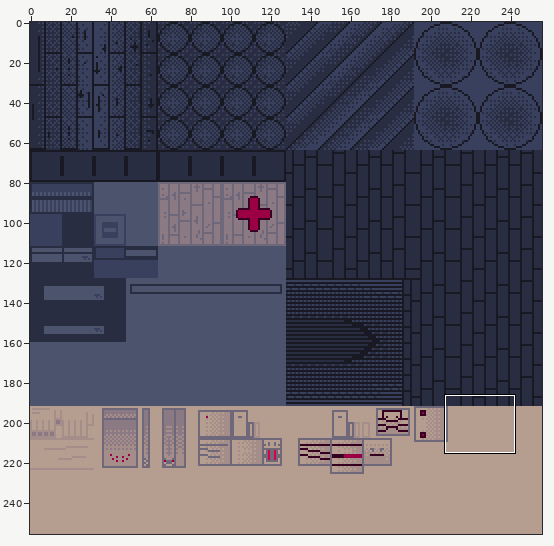
Sprite sheet -- assets/obj/spr_dreadzone_texture.png. The first picture is a wide view before the edit; the outline marks the close-up.
Close-up. Earlier state:
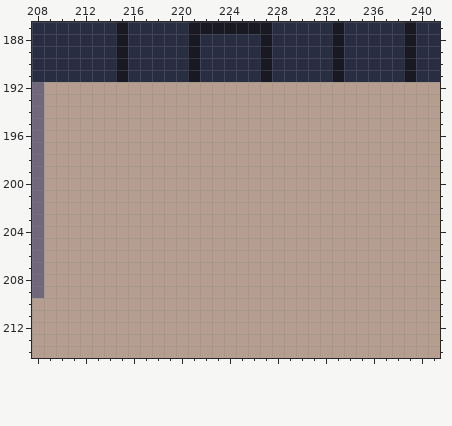
The file is 256x256 pixels. Shown: x 208..241, y 187..214.
Now the later version:
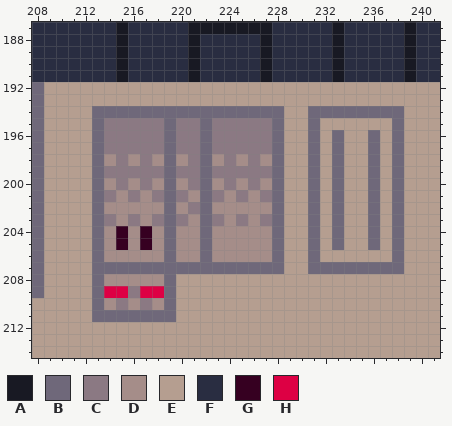
Palette (. is transparent): A #181923  B #6f687a  C #8b7983  D #a58d89  E #b59e90  F #292d41  G #360021  H #dd0044
The exact change:
@@ x 208..241 @@
 193 BEEEEEEEEEEEEEEEEEEEEEEEEEEEEEEEEE
-194 BEEEEEEEEEEEEEEEEEEEEEEEEEEEEEEEEE
-195 BEEEEEEEEEEEEEEEEEEEEEEEEEEEEEEEEE
-196 BEEEEEEEEEEEEEEEEEEEEEEEEEEEEEEEEE
-197 BEEEEEEEEEEEEEEEEEEEEEEEEEEEEEEEEE
-198 BEEEEEEEEEEEEEEEEEEEEEEEEEEEEEEEEE
-199 BEEEEEEEEEEEEEEEEEEEEEEEEEEEEEEEEE
-200 BEEEEEEEEEEEEEEEEEEEEEEEEEEEEEEEEE
-201 BEEEEEEEEEEEEEEEEEEEEEEEEEEEEEEEEE
-202 BEEEEEEEEEEEEEEEEEEEEEEEEEEEEEEEEE
-203 BEEEEEEEEEEEEEEEEEEEEEEEEEEEEEEEEE
-204 BEEEEEEEEEEEEEEEEEEEEEEEEEEEEEEEEE
-205 BEEEEEEEEEEEEEEEEEEEEEEEEEEEEEEEEE
-206 BEEEEEEEEEEEEEEEEEEEEEEEEEEEEEEEEE
-207 BEEEEEEEEEEEEEEEEEEEEEEEEEEEEEEEEE
-208 BEEEEEEEEEEEEEEEEEEEEEEEEEEEEEEEEE
-209 BEEEEEEEEEEEEEEEEEEEEEEEEEEEEEEEEE
-210 EEEEEEEEEEEEEEEEEEEEEEEEEEEEEEEEEE
-211 EEEEEEEEEEEEEEEEEEEEEEEEEEEEEEEEEE
+194 BEEEEBBBBBBBBBBBBBBBBEEBBBBBBBBEEE
+195 BEEEEBCCCCCBCCBCCCCCBEEBEEEEEEBEEE
+196 BEEEEBCCCCCBCCBCCCCCBEEBEBEEBEBEEE
+197 BEEEEBCCCCCBCCBCCCCCBEEBEBEEBEBEEE
+198 BEEEEBDCDCDBDCBDCDCDBEEBEBEEBEBEEE
+199 BEEEEBCCCCCBCCBCCCCCBEEBEBEEBEBEEE
+200 BEEEEBDCDCDBDCBDCDCDBEEBEBEEBEBEEE
+201 BEEEEBCDCDCBCDBCDCDCBEEBEBEEBEBEEE
+202 BEEEEBDDDDDBDCBDDDDDBEEBEBEEBEBEEE
+203 BEEEEBCDCDCBCDBCDCDCBEEBEBEEBEBEEE
+204 BEEEEBDGDGDBDDBDDDDDBEEBEBEEBEBEEE
+205 BEEEEBDGDGDBDDBDDDDDBEEBEBEEBEBEEE
+206 BEEEEBDDDDDBDDBDDDDDBEEBEEEEEEBEEE
+207 BEEEEBBBBBBBBBBBBBBBBEEBBBBBBBBEEE
+208 BEEEEBDDDDDBEEEEEEEEEEEEEEEEEEEEEE
+209 BEEEEBHHCHHBEEEEEEEEEEEEEEEEEEEEEE
+210 EEEEEBDCDCDBEEEEEEEEEEEEEEEEEEEEEE
+211 EEEEEBBBBBBBEEEEEEEEEEEEEEEEEEEEEE
 212 EEEEEEEEEEEEEEEEEEEEEEEEEEEEEEEEEE
Pixel boxes of the changes (left, top, right, bottom) in both close-ups:
changed: (92, 106, 404, 322)
